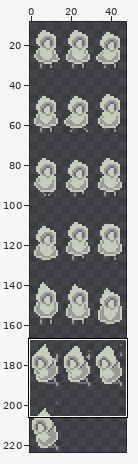
File history of a sprite sheet, Game/Wizard/RawSpriteSheets/MageSpriteTest.png. The picture above shows the old version from afar; the outline marks the close-up.
Close-up. The starting point:
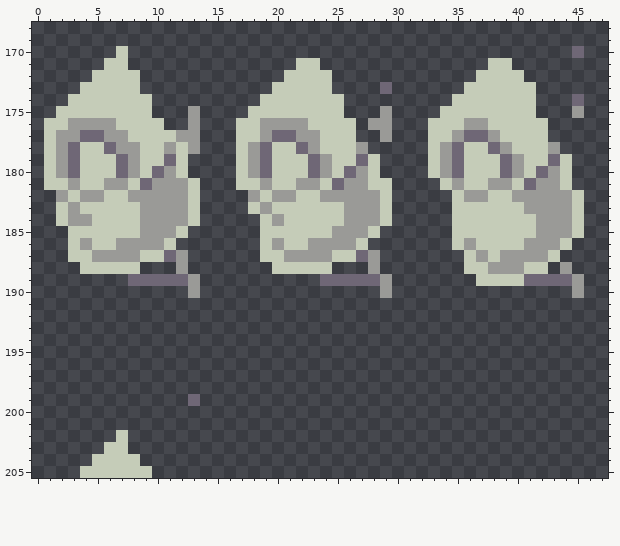
The file is 48x224 pixels. Shown: x 0..47, y 168..205. The wide view leaves out empty margins.
New version:
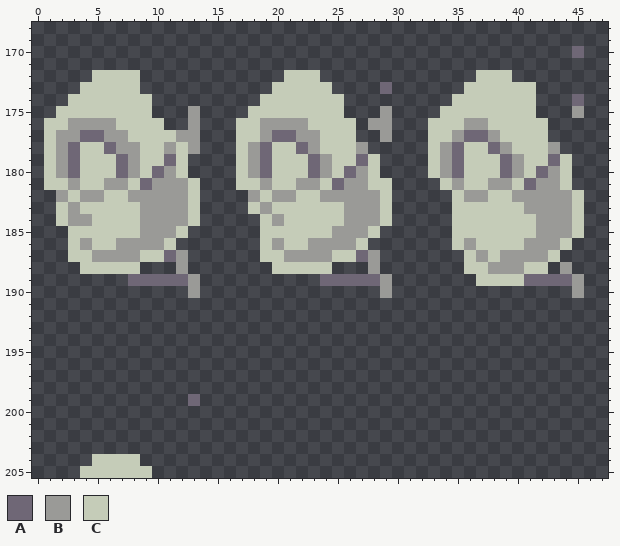
Palette (. is transparent): A #6f6776  B #9a9a97  C #c5ccb8
The exact change:
y 170: x 7 C -> .
y 171: x 6..7 CC -> ..; x 22..23 CC -> ..; x 38..39 CC -> ..
y 172: x 24 C -> .; x 40 C -> .
y 202: x 7 C -> .
y 203: x 6..7 CC -> ..
Changed places in both close-ups, as pixel boxes (x1, y1, x2, y2):
erased: (104, 46, 128, 70)
erased: (296, 58, 332, 82)
erased: (488, 58, 524, 82)
erased: (104, 430, 128, 454)
